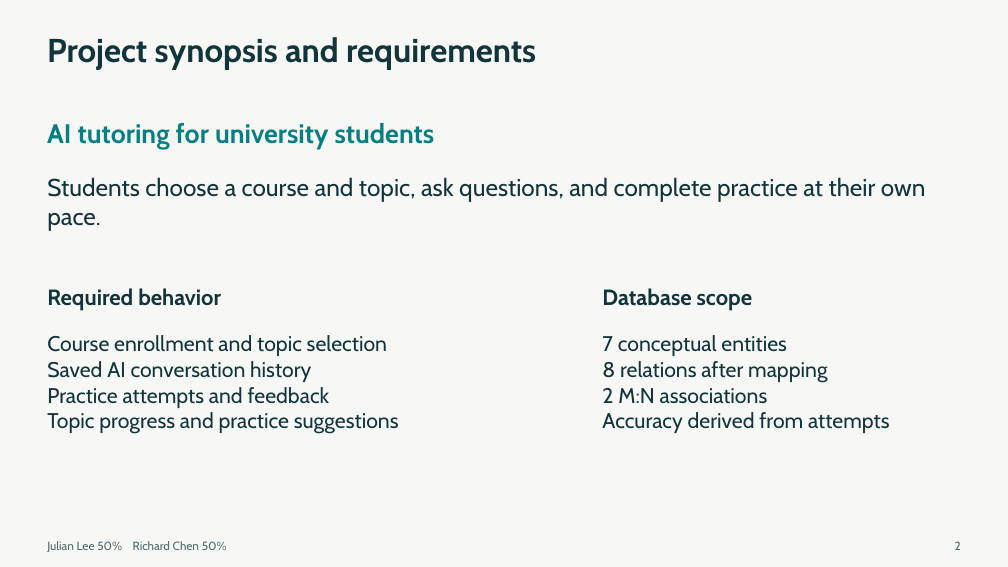
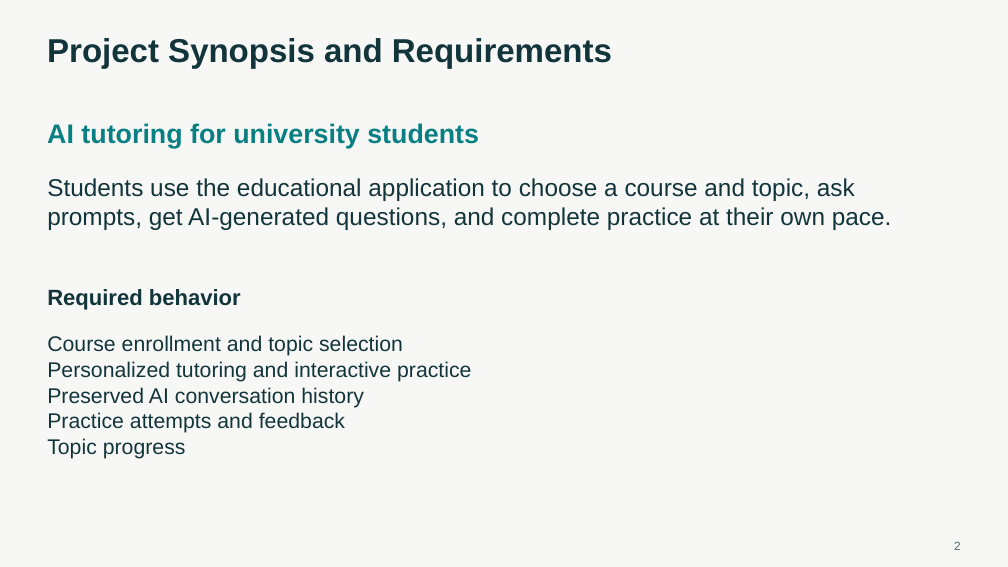
Before and after one commit to BoyManWamen/YouTutor, a slide deck: slide 2 of Checkpoint1-slides.pptx. Drawn at 1008x567 pixels with LibreOffice and Linux fonts; fonts in the diff are those of the drawing. Boxes give left, top, right and bottom in pixels: in the first picture for what was removed or moved away, otherwise in the second. Text is boxed around its words. In the diff, an @@ line names an element or a change of style, - is before the commit and + after.

```diff
--- a/Checkpoint1-slides.pptx
+++ b/Checkpoint1-slides.pptx
@@ text at (47, 38, 612, 69): text changed; font Cabin to Arial @@
-Project synopsis and requirements
+Project Synopsis and Requirements
@@ text at (47, 178, 892, 230): text changed; font Cabin to Arial @@
-Students choose a course and topic, ask questions, and complete practice at their own pace.
+Students use the educational application to choose a course and topic, ask prompts, get AI-generated questions, and complete practice at their own pace.
@@ font Cabin to Arial in 3 elements at (954, 542, 961, 550), (47, 123, 479, 148), (47, 289, 241, 310) @@
@@ text removed at (602, 288, 752, 311) @@
-Database scope
@@ text at (47, 335, 403, 433): font Cabin to Arial in "Course enrollment and topic selection", "Practice attempts and feedback" @@
@@ text removed at (602, 335, 889, 433) @@
-7 conceptual entities
-8 relations after mapping
-2 M:N associations
-Accuracy derived from attempts
@@ text at (47, 361, 471, 408): text changed; font Cabin to Arial @@
-Saved AI conversation history
+Personalized tutoring and interactive practice
+Preserved AI conversation history
@@ text at (47, 438, 186, 459): text changed; font Cabin to Arial @@
-Topic progress and practice suggestions
+Topic progress
@@ text removed at (47, 541, 227, 552) @@
-Julian Lee 50% Richard Chen 50%
```
Also in this commit, not shown: 2 other slides changed, 13 slides added, 1 slide removed, 1 other file.
